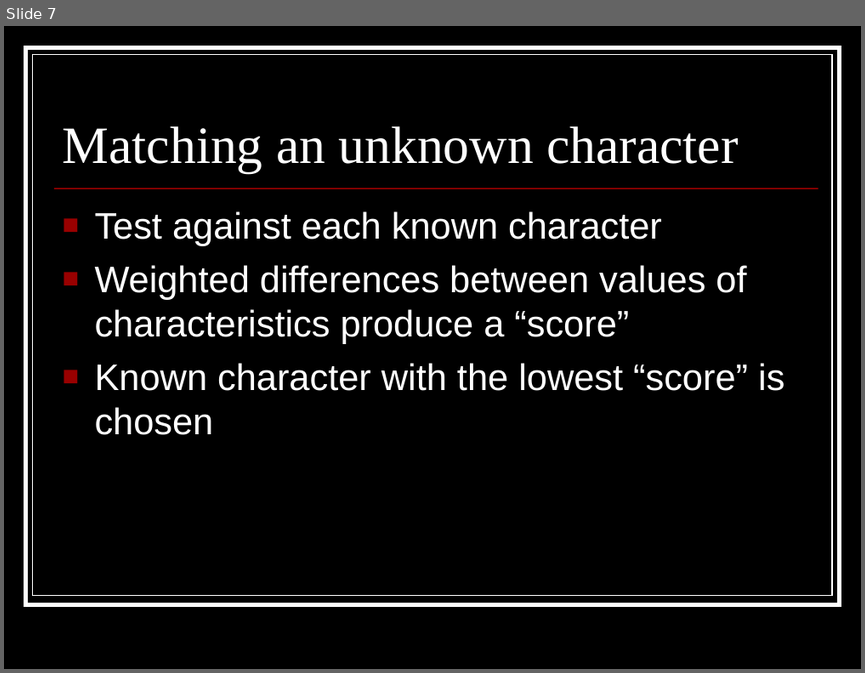
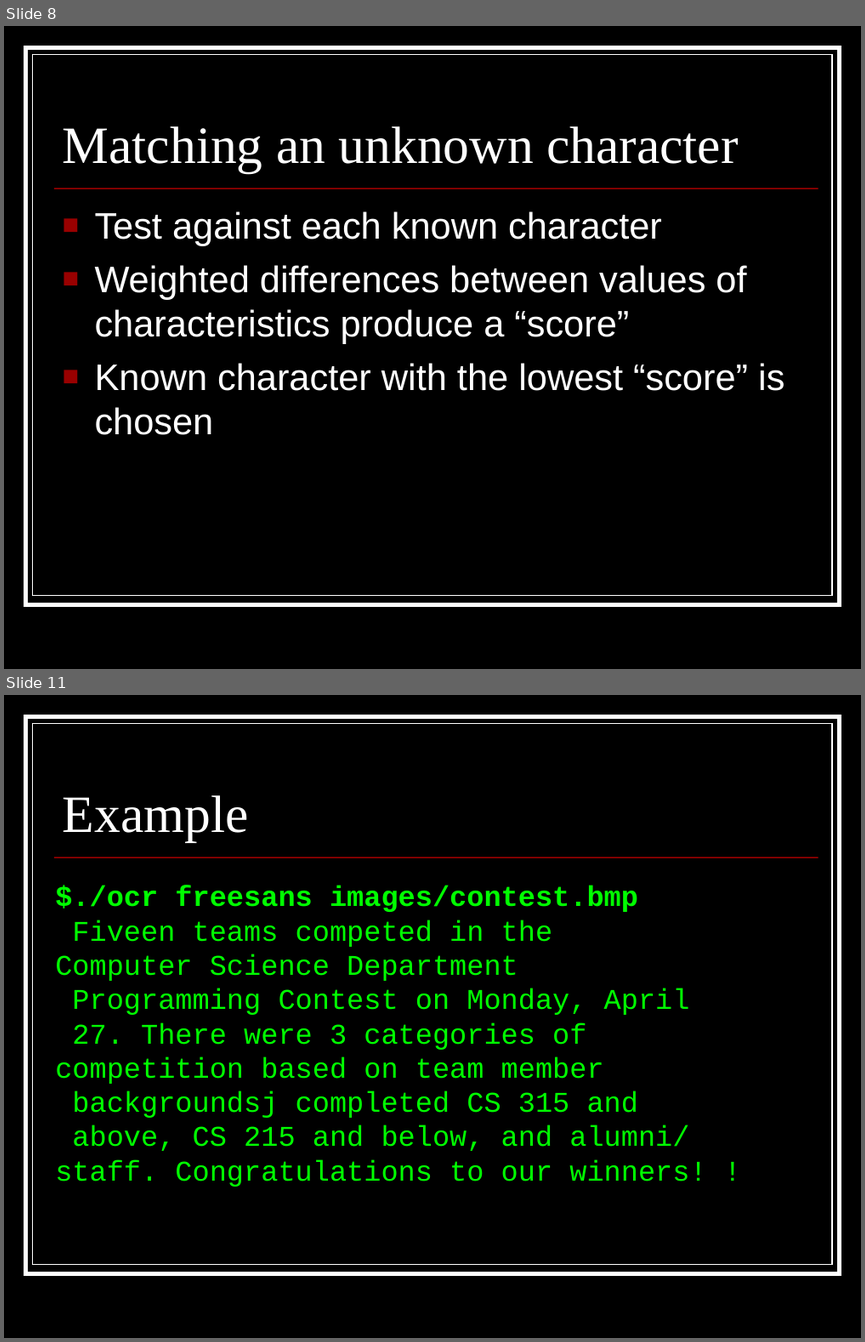
Before and after one commit to coyotebush/OCR, a slide deck: presentation/OCR.ppt. Shown one above the other, each under a label of ours: slide 7 before the commit, slides 8 and 11 after it; the slides between them are not shown. The pictures are 865x673 and 865x1342 pixels, drawn with LibreOffice and Linux fonts; fonts in the diff are those of the drawing. Boxes give left, top, right and bottom in pixels: in the first picture for what was removed or moved away, otherwise in the second. Text is boxed around its words. In the diff, an @@ line names an element or a change of style, - is before the commit and + after.

```diff
--- a/presentation/OCR.ppt
+++ b/presentation/OCR.ppt
@@ slide 11 added at bbox=[4, 695, 861, 1338], background #000000; not listed: 3 template elements that a slide beside it also shows @@
@@ title added at bbox=[63, 795, 249, 841], 44 pt, text #FFFFFF @@
+Example
@@ text added at bbox=[55, 885, 706, 1186], 24 pt, text #00FF00 @@
+$./ocr freesans images/contest.bmp
+Fiveen teams competed in the
+Computer Science Department
+Programming Contest on Monday, April
+27. There were 3 categories of
+competition based on team member
+backgroundsj completed CS 315 and
+above, CS 215 and below, and alumni/
+staff. Congratulations to our winners! !
@@ what was slide 7 is now slide 8 @@
```
Also in this commit, not shown: 1 slide changed, 4 other slides added, 8 other files.
